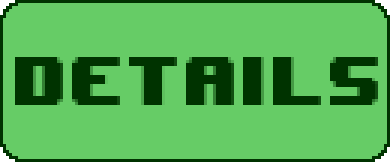
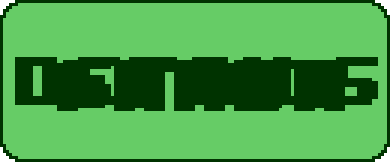
Before/after of a 390x162 layered artwork. What changed in the layer stack:
painted on "DETAILS" over [left=33, top=57, right=378, bottom=105]
showed "Finish", painted on it over [left=33, top=57, right=360, bottom=111]
showed "START", painted on it over [left=33, top=57, right=375, bottom=111]
